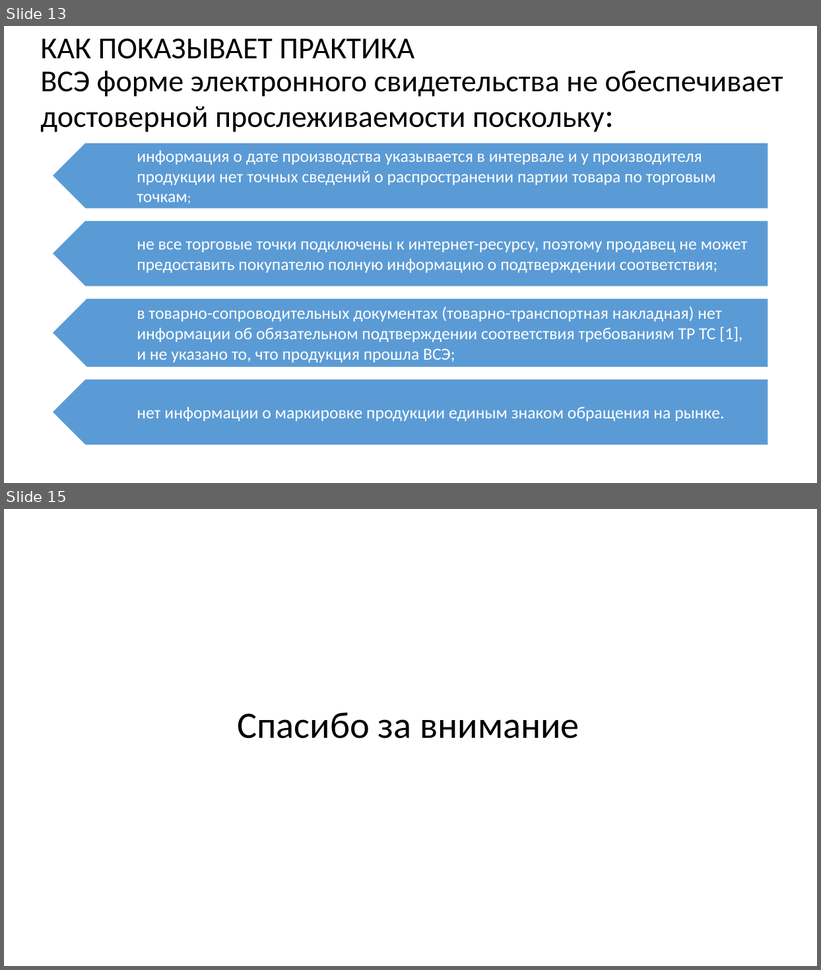
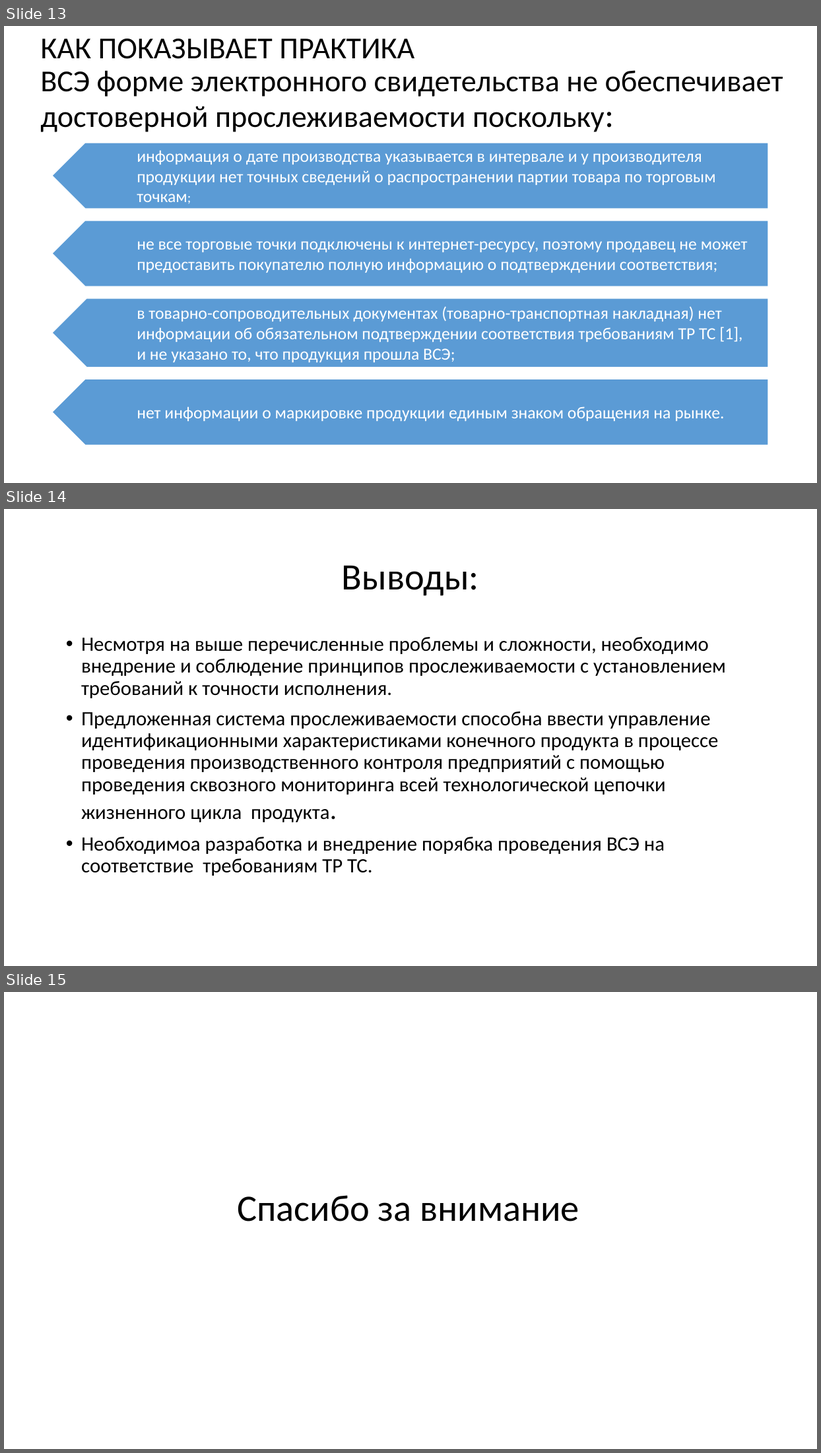
Before and after one commit to im7mortal/disser, a slide deck: Презентация.pptx. Shown one above the other, each under a label of ours: slides 13 and 15 before the commit, slides 13, 14 and 15 after it; the slides between them are not shown. The pictures are 821x970 and 821x1453 pixels, drawn with LibreOffice and Linux fonts; fonts in the diff are those of the drawing. Boxes give left, top, right and bottom in pixels: in the first picture for what was removed or moved away, otherwise in the second. Text is boxed around its words. In the diff, an @@ line names an element or a change of style, - is before the commit and + after.

```diff
--- a/Презентация.pptx
+++ b/Презентация.pptx
@@ slide 14 added at (x1=4, y1=509, x2=817, y2=966), background #FFFFFF @@
@@ title added at (x1=342, y1=565, x2=479, y2=596), 44 pt, text #000000 @@
+Выводы:
@@ text added at (x1=81, y1=637, x2=726, y2=876), 24 pt, text #000000 @@
+• Несмотря на выше перечисленные проблемы и сложности, необходимо внедрение и соблюдение принципов прослеживаемости с установлением требований к точности исполнения.
+• Предложенная система прослеживаемости способна ввести управление идентификационными характеристиками конечного продукта в процессе проведения производственного контроля предприятий с помощью проведения сквозного мониторинга всей технологической цепочки жизненного цикла продукта.
+• Необходимоа разработка и внедрение порябка проведения ВСЭ на соответствие требованиям ТР ТС.
```
Also in this commit, not shown: 2 slides changed, 1 slide removed, 1 other file.
